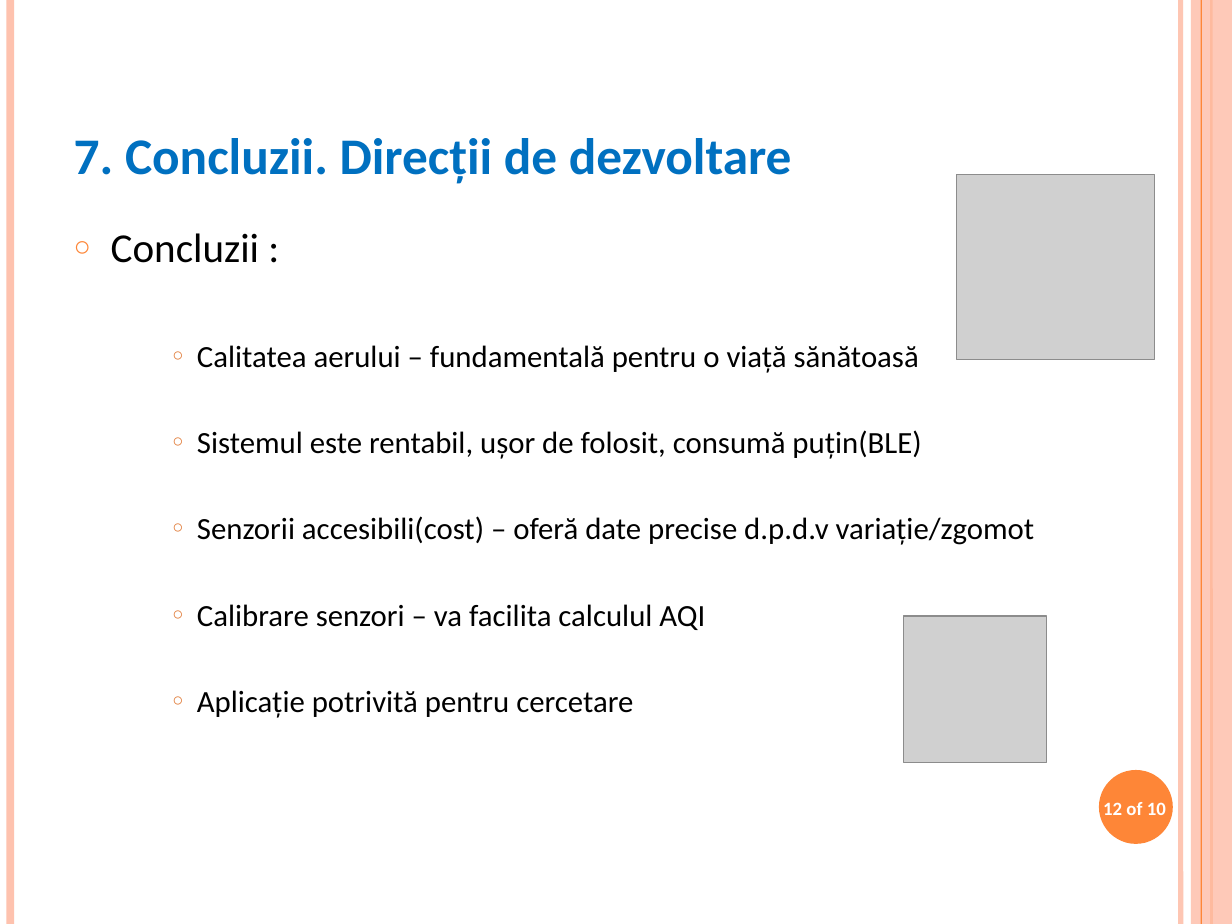
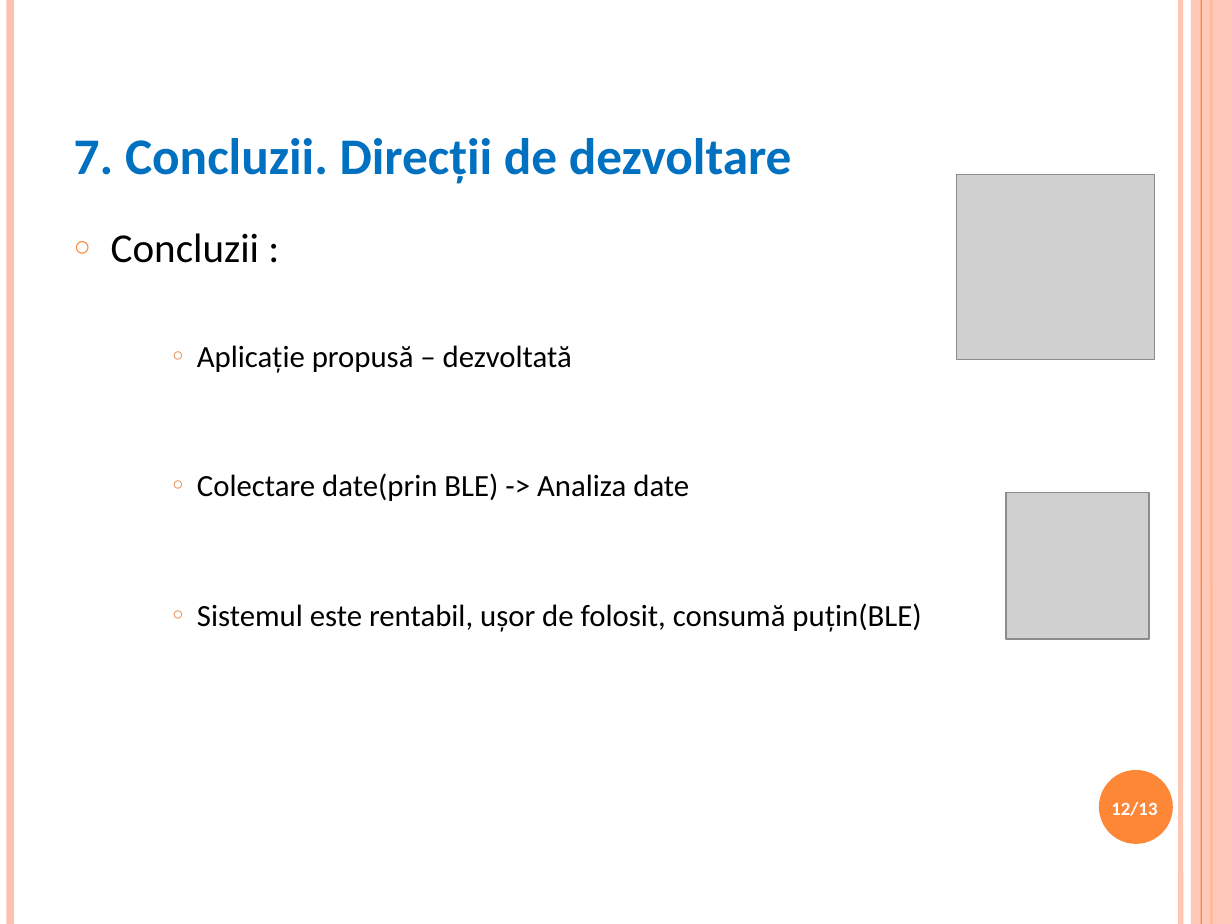
Before and after one commit to paultarce/workDizApp, a slide deck: slide 12 of Documentatie/TarcePaul_PrezentareLucrareDeDisertatie.pptx. Drawn at 1232x924 pixels with LibreOffice and Linux fonts; fonts in the diff are those of the drawing; grey boxes stand for pictures; background and template pictures are left out. Boxes give left, top, right and bottom in pixels: in the first picture for what was removed or moved away, otherwise in the second. Text is boxed around its words. In the diff, an @@ line names an element or a change of style, - is before the commit and + after.

```diff
--- a/Documentatie/TarcePaul_PrezentareLucrareDeDisertatie.pptx
+++ b/Documentatie/TarcePaul_PrezentareLucrareDeDisertatie.pptx
@@ text at (197,345,689,501): text changed @@
-    ○ Calitatea aerului – fundamentală pentru o viață sănătoasă
+    ○ Aplicație propusă – dezvoltată
+    ○ Colectare date(prin BLE) -> Analiza date
@@ picture: place and size @@
-picture at (903,616,1046,763)
+picture at (1007,493,1149,639)
@@ text at (197,516,1035,718): paragraphs removed @@
-    ○ Senzorii accesibili(cost) – oferă date precise d.p.d.v variație/zgomot
-    ○ Calibrare senzori – va facilita calculul AQI
-    ○ Aplicație potrivită pentru cercetare
@@ text at (1111,802,1157,816): text changed @@
-12 of 10
+12/13
```
Also in this commit, not shown: 11 other slides changed, 1 other file.
